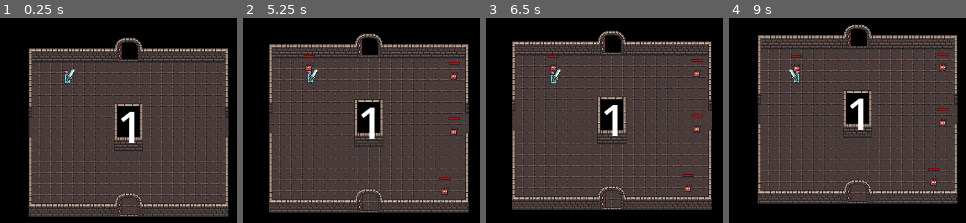
Above: before the commit, frames 1-4 (left to right).
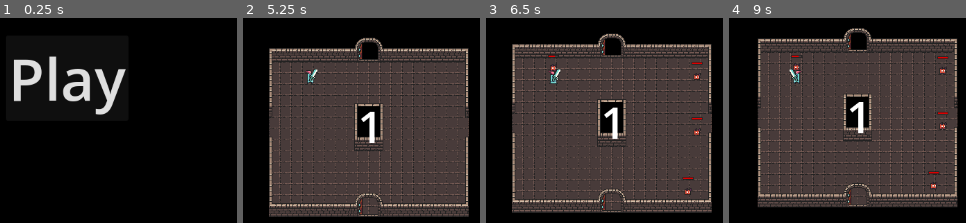
Above: after the commit, the same moments.

Repository: InjustFr/CallOfTheMask
Game: Godot game, scene res://MainMenu.tscn
The game is run twice, just before and just after one commit, with the same random seed, the same clock (stepped at 60 frames per second) and the same inputs. Before the commit the project starts from res://Main.tscn.
Inputs (mouse positions are in pixels of both pictures, inside the frame that each line leads up to):
- Up to frame 1 (0.25 s): no input
- Up to frame 2 (5.25 s): click (309, 77) at 0.5 s, where only the run after the commit has a clickable "Play"; tap Enter at 1.25, 2.75, 4.25 s; move the mouse to (outside the picture) at 1.27 s; tap A (a) at 1.35, 3.8, 4.35 s; tap D (d) at 1.55, 2.1, 4.55, 5.1 s; tap Space at 2, 3.5, 5 s; move the mouse to (outside the picture) at 2.02 s; tap S (s) at 2.3, 2.85 s; move the mouse to (outside the picture) at 2.77 s; tap W (w) at 3.05, 3.6 s; move the mouse to (271, 167) at 3.52 s; move the mouse to (outside the picture) at 4.27 s; move the mouse to (outside the picture) at 5.02 s
- Up to frame 3 (6.5 s): tap S (s) at 5.3 s; move the mouse to (592, 79) at 5.77 s; click (592, 79) at 5.85 s; tap W (w) at 6.05 s
- Up to frame 4 (9 s): move the mouse to (outside the picture) at 6.52 s; tap S (s) at 6.6, 8.3 s; tap A (a) at 6.8, 8.85 s; move the mouse to (outside the picture) at 7.27 s; tap E (use) at 7.35 s; tap D (d) at 7.55 s; move the mouse to (outside the picture) at 8.02 s; tap W (w) at 8.1 s; move the mouse to (outside the picture) at 8.77 s

The runs differ from the first frame. In frame 1, 68% of the frame differs, in the area x 5-97%, y 9-98%; in frame 2, 20%; in frame 3, 16%; in frame 4, 19%.

Commit message:
Basic main menu

Diff:
--- /dev/null
+++ b/Level 1.tscn
@@ -0,0 +1,15 @@
+[gd_scene load_steps=3 format=3 uid="uid://buyolbdhukp14"]
+
+[ext_resource type="Script" path="res://Level.gd" id="1_s0nwi"]
+[ext_resource type="PackedScene" uid="uid://bmpgm3pr1dgr5" path="res://Player.tscn" id="2_l05yr"]
+
+[node name="Level 1" type="Node2D"]
+y_sort_enabled = true
+script = ExtResource("1_s0nwi")
+nbRooms = 1
+rooms = Array[String](["BasicRoom"])
+
+[node name="Map" type="Node2D" parent="."]
+y_sort_enabled = true
+
+[node name="Player" parent="." instance=ExtResource("2_l05yr")]
--- a/Main.tscn
+++ /dev/null
@@ -1,15 +0,0 @@
-[gd_scene load_steps=3 format=3 uid="uid://buyolbdhukp14"]
-
-[ext_resource type="Script" path="res://Level.gd" id="1_aml0s"]
-[ext_resource type="PackedScene" uid="uid://bmpgm3pr1dgr5" path="res://Player.tscn" id="2_rx5qs"]
-
-[node name="Level" type="Node2D"]
-y_sort_enabled = true
-script = ExtResource("1_aml0s")
-nbRooms = 1
-rooms = Array[String](["BasicRoom"])
-
-[node name="Map" type="Node2D" parent="."]
-y_sort_enabled = true
-
-[node name="Player" parent="." instance=ExtResource("2_rx5qs")]
--- /dev/null
+++ b/MainMenu.gd
@@ -0,0 +1,4 @@
+extends Control
+
+func _on_button_pressed():
+	get_tree().change_scene_to_file("res://Level 1.tscn")
--- /dev/null
+++ b/MainMenu.tscn
@@ -0,0 +1,27 @@
+[gd_scene load_steps=2 format=3 uid="uid://by5pu1knaktdj"]
+
+[ext_resource type="Script" path="res://MainMenu.gd" id="1_ln7l0"]
+
+[node name="MainMenu" type="Control"]
+layout_mode = 3
+anchors_preset = 15
+anchor_right = 1.0
+anchor_bottom = 1.0
+grow_horizontal = 2
+grow_vertical = 2
+script = ExtResource("1_ln7l0")
+
+[node name="CenterContainer" type="CenterContainer" parent="."]
+layout_mode = 1
+anchors_preset = 15
+anchor_right = 1.0
+anchor_bottom = 1.0
+grow_horizontal = 2
+grow_vertical = 2
+
+[node name="Button" type="Button" parent="CenterContainer"]
+layout_mode = 2
+theme_override_font_sizes/font_size = 84
+text = "Play"
+
+[connection signal="pressed" from="CenterContainer/Button" to="." method="_on_button_pressed"]
--- a/project.godot
+++ b/project.godot
@@ -11,7 +11,7 @@
 [application]
 
 config/name="Artifact Vision"
-run/main_scene="res://Main.tscn"
+run/main_scene="res://MainMenu.tscn"
 config/features=PackedStringArray("4.2", "Forward Plus")
 config/icon="res://icon.svg"
 
